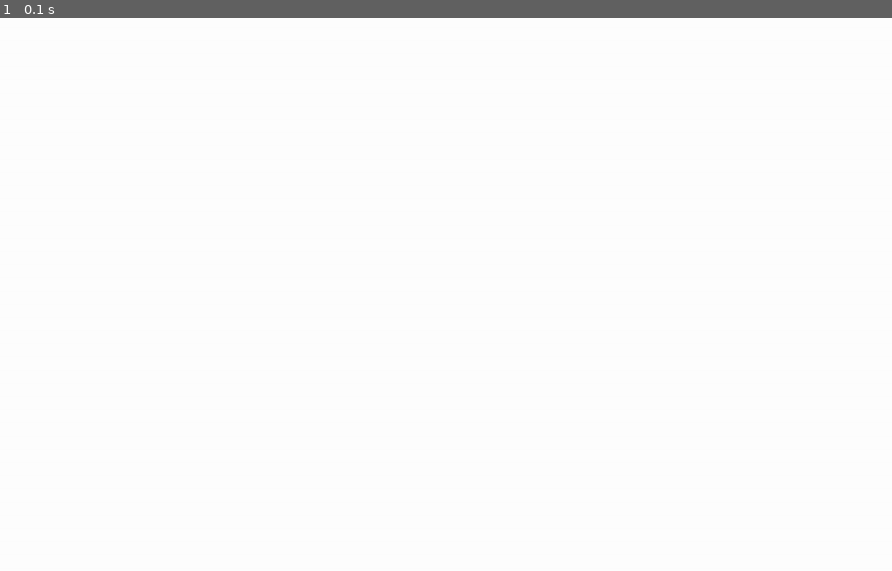
Above: before the commit, frame 1.
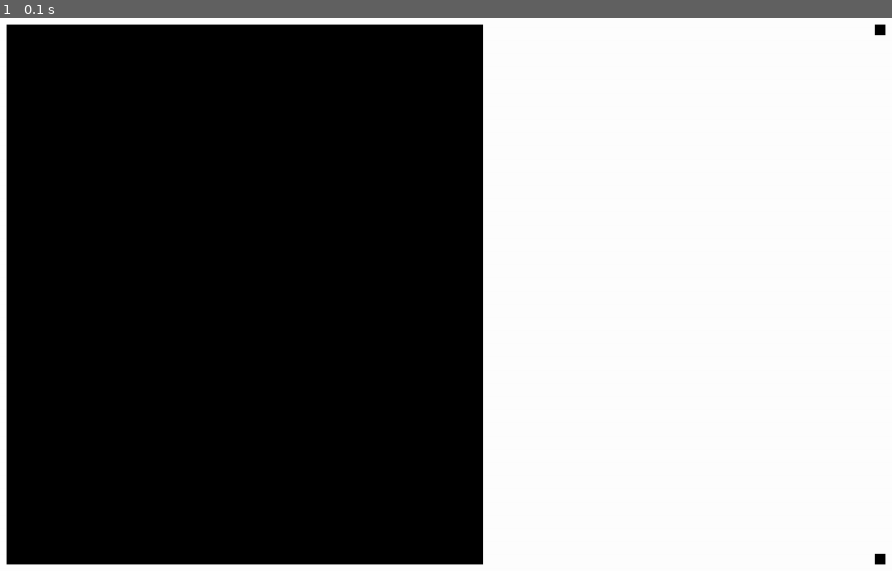
Above: after the commit, the same moment.

Repository: Namibnat/pygame_register_demo
Game: pygame game, started from demo.py
Two runs of this game, one before a commit and one after it. Both use one fixed random seed, a clock stepped at 60 frames per second and the inputs below.
Inputs:
- Up to frame 1 (0.1 s): no input

The runs differ from the first frame. In frame 1, 52% of the frame differs, in the area x 0-100%, y 1-99%.

Commit message:
Doodle layout basics

Diff:
--- a/demo.py
+++ b/demo.py
@@ -9,6 +9,7 @@
 # Constants
 SCREEN_WIDTH = 1700
 SCREEN_HEIGHT = 1060
+EDGE_GAP = 20
 FPS = 60
 
 # Colors
@@ -40,11 +41,46 @@
     def draw(self):
         self.screen.fill(WHITE)
         # Draw game objects
+        self.ram_block()
+        self.registers_block()
+        self.alu_block()
         pygame.display.flip()
 
     def quit(self):
         pygame.quit()
         sys.exit()
+
+    def alu_block(self):
+        alu_screen_width = EDGE_GAP
+        alu_screen_height = EDGE_GAP
+        alu_screen_top_offset = SCREEN_HEIGHT - alu_screen_height - EDGE_GAP
+        alu_screen_left_offset = SCREEN_WIDTH - alu_screen_width - EDGE_GAP
+        pygame.draw.rect(
+            self.screen,
+            BLACK,
+            (alu_screen_left_offset, alu_screen_top_offset, alu_screen_width, alu_screen_height))
+
+    def registers_block(self):
+        reg_screen_width = EDGE_GAP
+        reg_screen_height = EDGE_GAP
+        reg_screen_top_offset = EDGE_GAP
+        reg_screen_left_offset = SCREEN_WIDTH - reg_screen_width - EDGE_GAP
+        pygame.draw.rect(
+            self.screen,
+            BLACK,
+            (reg_screen_left_offset, reg_screen_top_offset, reg_screen_width, reg_screen_height))
+
+
+    def ram_block(self):
+        ram_screen_top_offset = EDGE_GAP
+        ram_screen_left_offset = EDGE_GAP
+        ram_screen_width = 900
+        ram_screen_height = SCREEN_HEIGHT - 40
+        pygame.draw.rect(
+            self.screen,
+            BLACK,
+            (ram_screen_left_offset, ram_screen_top_offset, ram_screen_width, ram_screen_height))
+
 
 
 class EventHandler:
